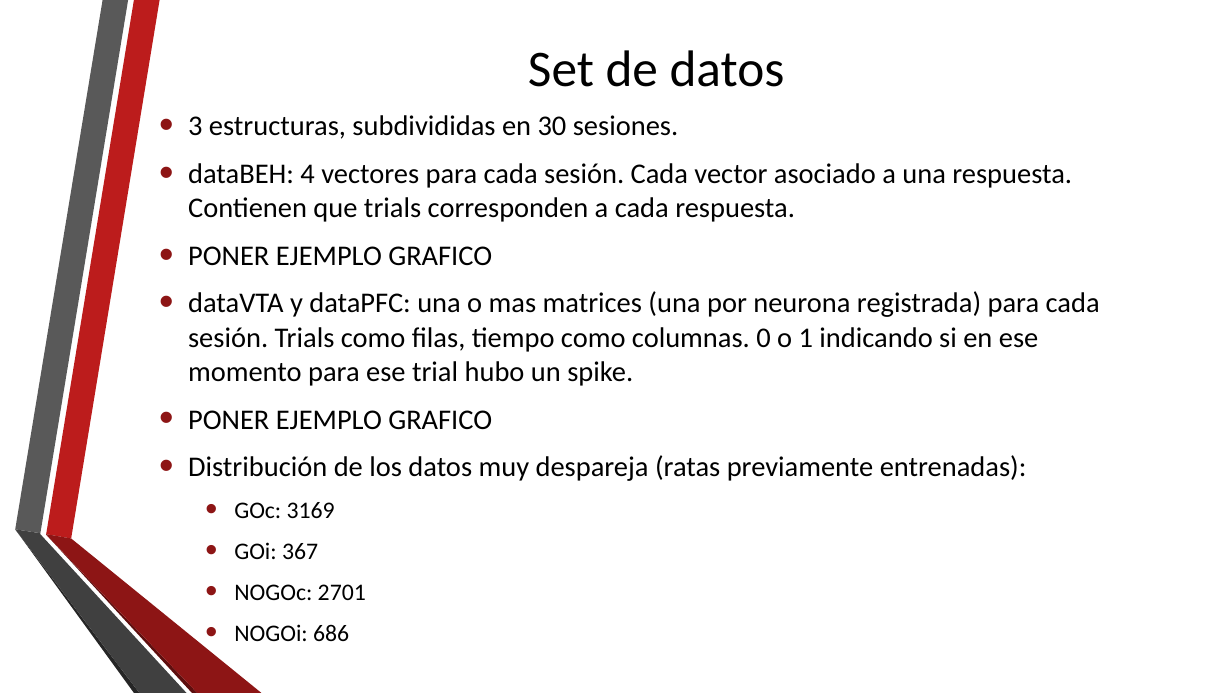
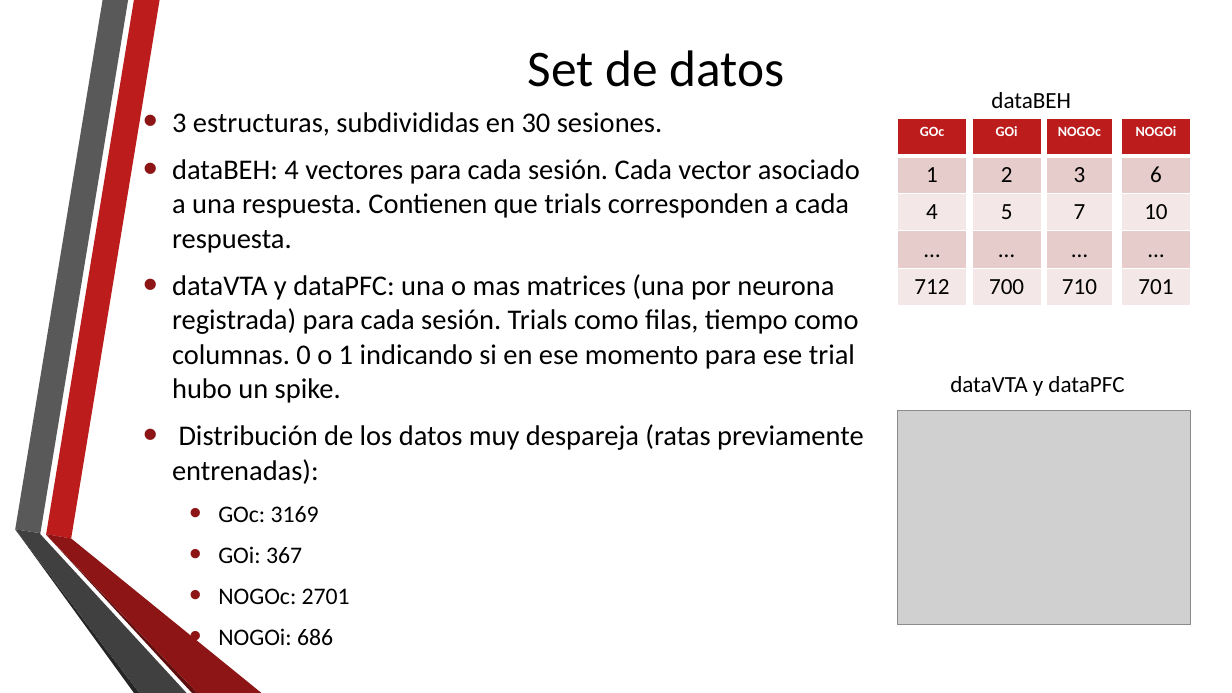
Before and after one commit to neozero86/tesis-megea, a slide deck: slide 7 of Presentacion/PresentacionTesis.pptx. Drawn at 1232x693 pixels with LibreOffice and Linux fonts; fonts in the diff are those of the drawing; grey boxes stand for pictures; background and template pictures are left out. Boxes give left, top, right and bottom in pixels: in the first picture for what was removed or moved away, otherwise in the second. Text is boxed around its words. In the diff, an @@ line names an element or a change of style, - is before the commit and + after.

```diff
--- a/Presentacion/PresentacionTesis.pptx
+++ b/Presentacion/PresentacionTesis.pptx
@@ text "3 estructuras, subdivididas en 30 ..." moved from (x1=188, y1=115, x2=1100, y2=641) to (x1=172, y1=112, x2=864, y2=645) @@
@@ table added at (x1=897, y1=118, x2=967, y2=306), 5 rows, 1 columns @@
+GOc
+1
+4
+…
+712
@@ table added at (x1=972, y1=118, x2=1042, y2=306), 5 rows, 1 columns @@
+GOi
+2
+5
+…
+700
@@ text added at (x1=991, y1=92, x2=1071, y2=108), 18 pt, text #000000 @@
+dataBEH
@@ table added at (x1=1047, y1=118, x2=1113, y2=306), 5 rows, 1 columns @@
+NOGOc
+3
+7
+…
+710
@@ table added at (x1=1122, y1=118, x2=1191, y2=306), 5 rows, 1 columns @@
+NOGOi
+6
+10
+…
+701
@@ text at (x1=188, y1=246, x2=492, y2=266): paragraph removed @@
-• PONER EJEMPLO GRAFICO
@@ text added at (x1=950, y1=376, x2=1124, y2=396), 18 pt, text #000000 @@
+dataVTA y dataPFC
@@ text at (x1=188, y1=410, x2=492, y2=430): paragraph removed @@
-• PONER EJEMPLO GRAFICO
@@ picture added at (x1=897, y1=411, x2=1190, y2=625) @@
```
Also in this commit, not shown: 5 other slides changed, 5 slides added, 4 slides removed, 11 other files.
